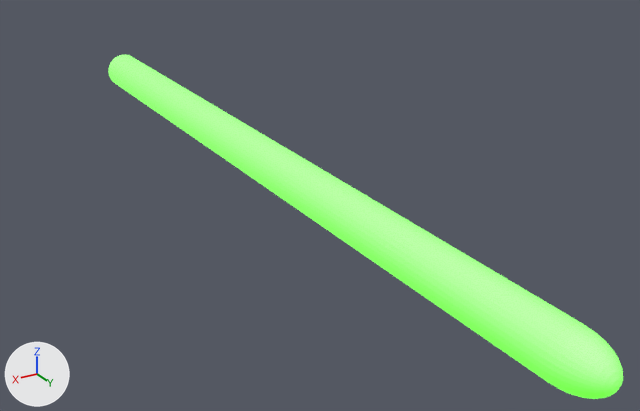
One commit to the Blender file blender/LIGHTSABER.blend: the scene before it, then after it.
Rendered twice from a camera (50 mm lens) standing at (0.603, 1.876, 0.488) and looking at (-0.148, 0.625, -0.138). The axes (+X, +Y, +Z) are drawn at lower left. The lights are the same throughout.
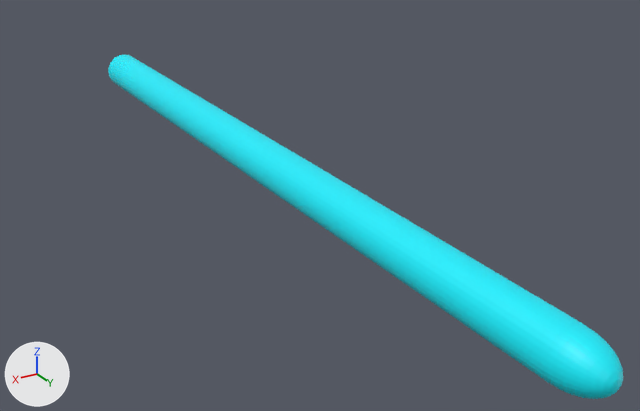
Location of each change, (x1, y1, x2, y2) in pixels of the pictures (640 x 411 px):
```json
{"object": "Cylinder", "change": "recoloured", "before": [108, 55, 623, 399], "after": [108, 55, 623, 399], "on screen": "green to cyan"}
```

Edits to the scene script, one JSON object a line:
```json
{"op": "add", "block": "img_pure_blue_png_001", "code": ["img_pure_blue_png_001 = load_image('pure_blue.png.001', '../resources/Bullet_Ours/pure_blue.png', 1254, 819, 'sRGB')"]}
{"op": "add", "block": "mat_material", "code": ["mat_material = principled_material('Material')", "mat_material.texture = img_pure_blue_png_001"]}
{"block": "me_cylinder_002", "where": "me_cylinder_002.from_pydata(...)  # 364 vertices, 290 faces, 36 loose edges; spans x -0.06..0.04, y -0.06..0.06, z -0.55..1.65"}
{"op": "remove", "block": "me_cylinder_002", "code": "me_cylinder_002.materials.append(mat_material_004)  # white #e7e7e7"}
{"op": "add", "block": "me_cylinder_002", "code": "me_cylinder_002.materials.append(mat_material)  # picture img_pure_blue_png_001"}
```
